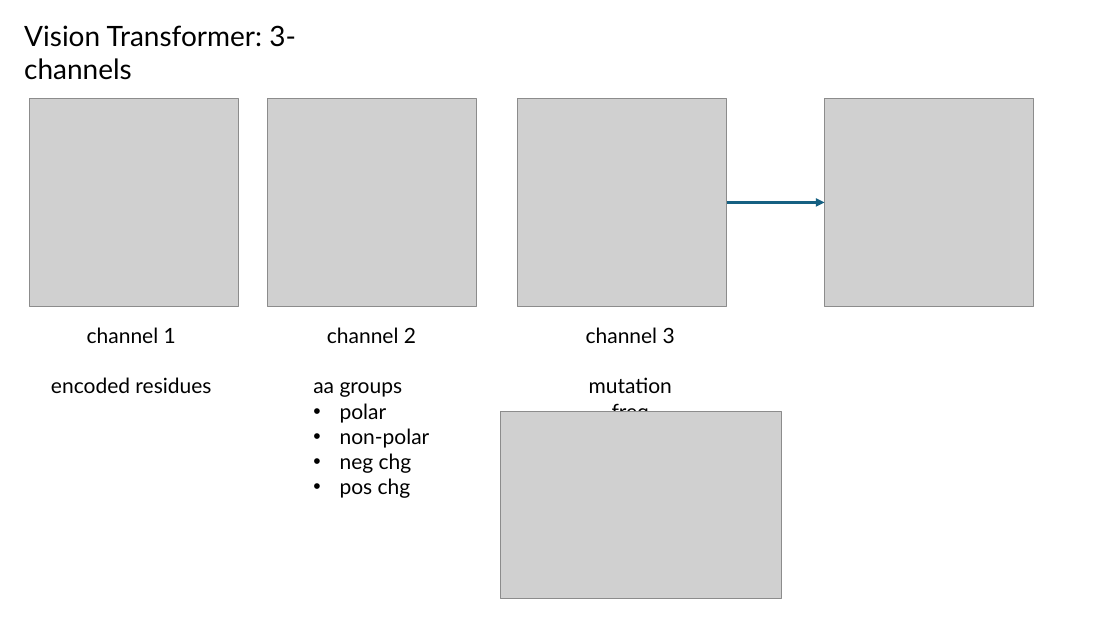
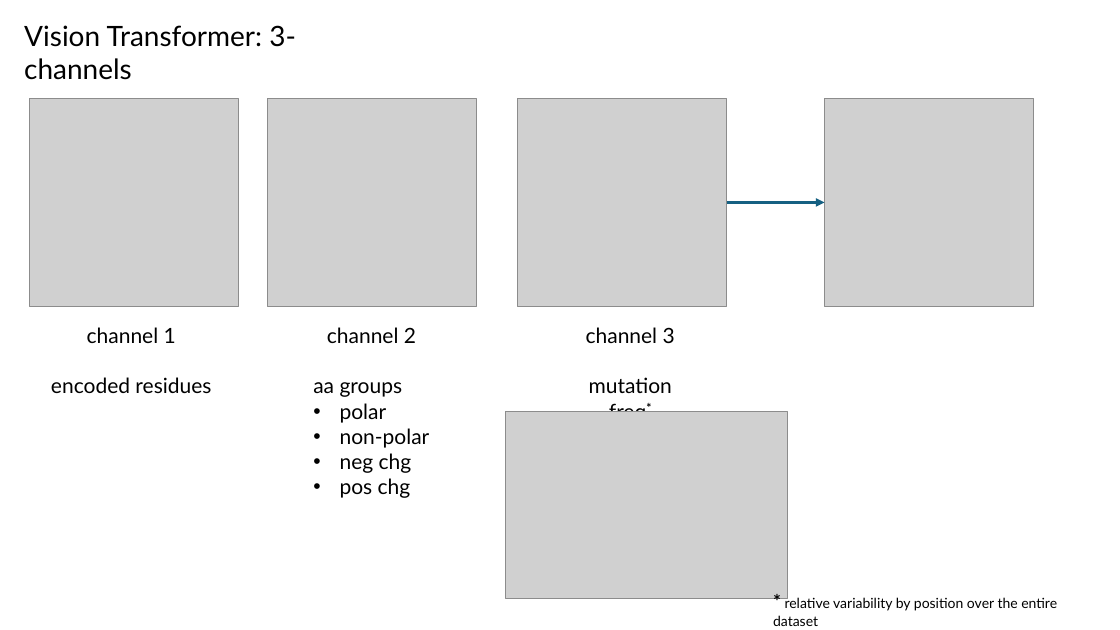
Before and after one commit to planaria158/BERT-antibody-antigen-binding-energy, a slide deck: slide 11 of Homework-aAlphaBio.pptx (slide 10 before the commit). Drawn at 1120x630 pixels with LibreOffice and Linux fonts; fonts in the diff are those of the drawing; grey boxes stand for pictures. Boxes give left, top, right and bottom in pixels: in the first picture for what was removed or moved away, otherwise in the second. Text is boxed around its words. In the diff, an @@ line names an element or a change of style, - is before the commit and + after.

```diff
--- a/Homework-aAlphaBio.pptx
+++ b/Homework-aAlphaBio.pptx
@@ text at (589, 377, 672, 412): text changed @@
-mutation freq
+mutation freq*
@@ picture: place and size @@
-picture at (501, 412, 782, 598)
+picture at (506, 412, 787, 598)
@@ text added at (773, 596, 1057, 626), 12 pt, text #000000 @@
+* relative variability by position over the entire dataset
```
Also in this commit, not shown: 6 other slides changed, 4 slides added.
